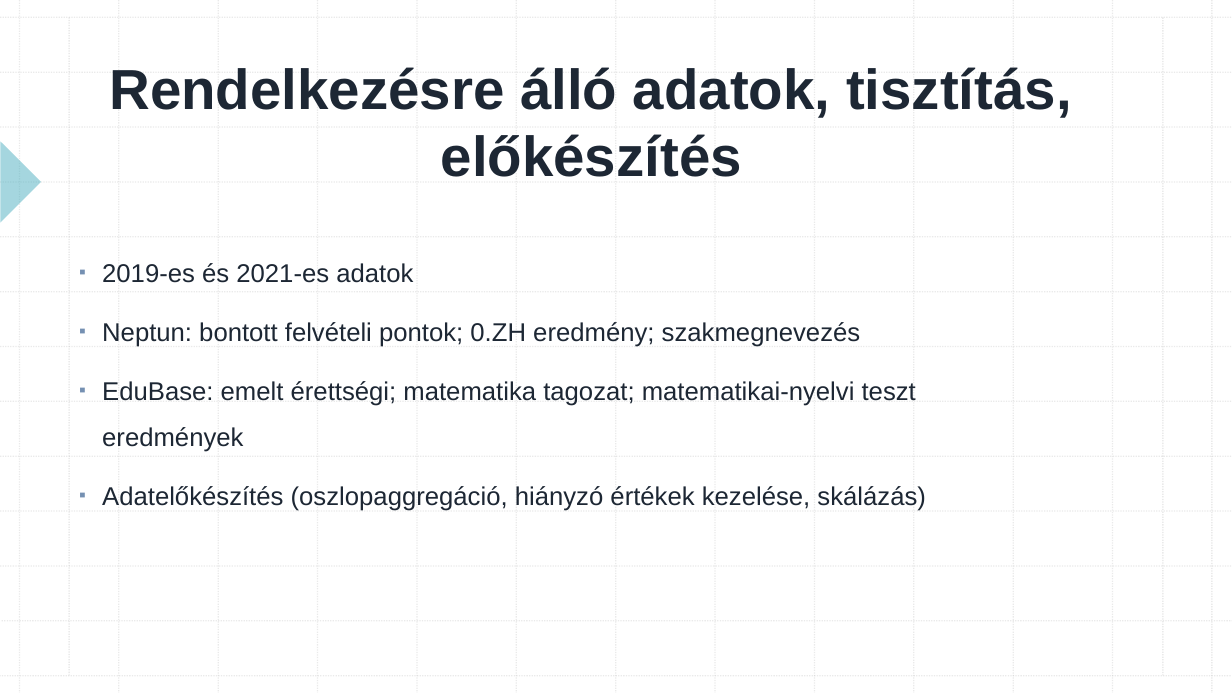
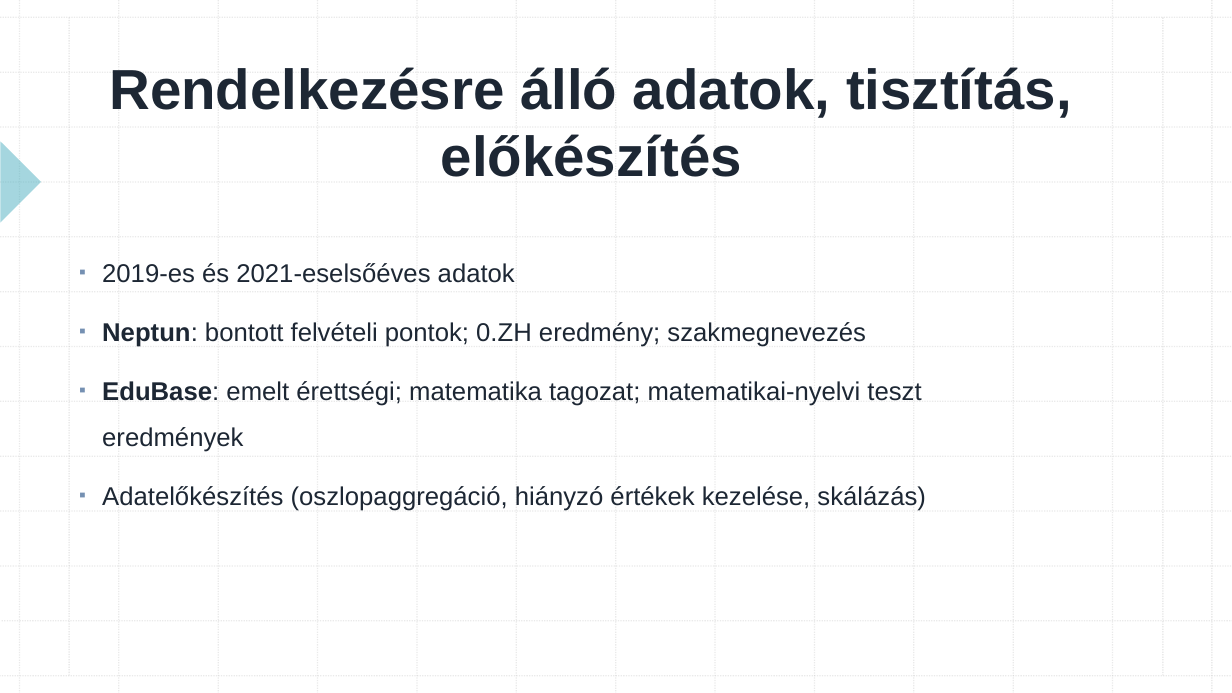
Before and after one commit to konderal333/-nkutfel, a slide deck: slide 3 of TDK prezi.pptx. Drawn at 1232x693 pixels with LibreOffice and Linux fonts; fonts in the diff are those of the drawing. Boxes give left, top, right and bottom in pixels: in the first picture for what was removed or moved away, otherwise in the second. Text is boxed around its words. In the diff, an @@ line names an element or a change of style, - is before the commit and + after.

```diff
--- a/TDK prezi.pptx
+++ b/TDK prezi.pptx
@@ text at (102, 263, 515, 283): text changed @@
-▪ 2019-es és 2021-es adatok
+▪ 2019-es és 2021-eselsőéves adatok
@@ text at (102, 322, 921, 452): bold on in "Neptun:", "EduBase:" @@
```
Also in this commit, not shown: 4 other slides changed.
